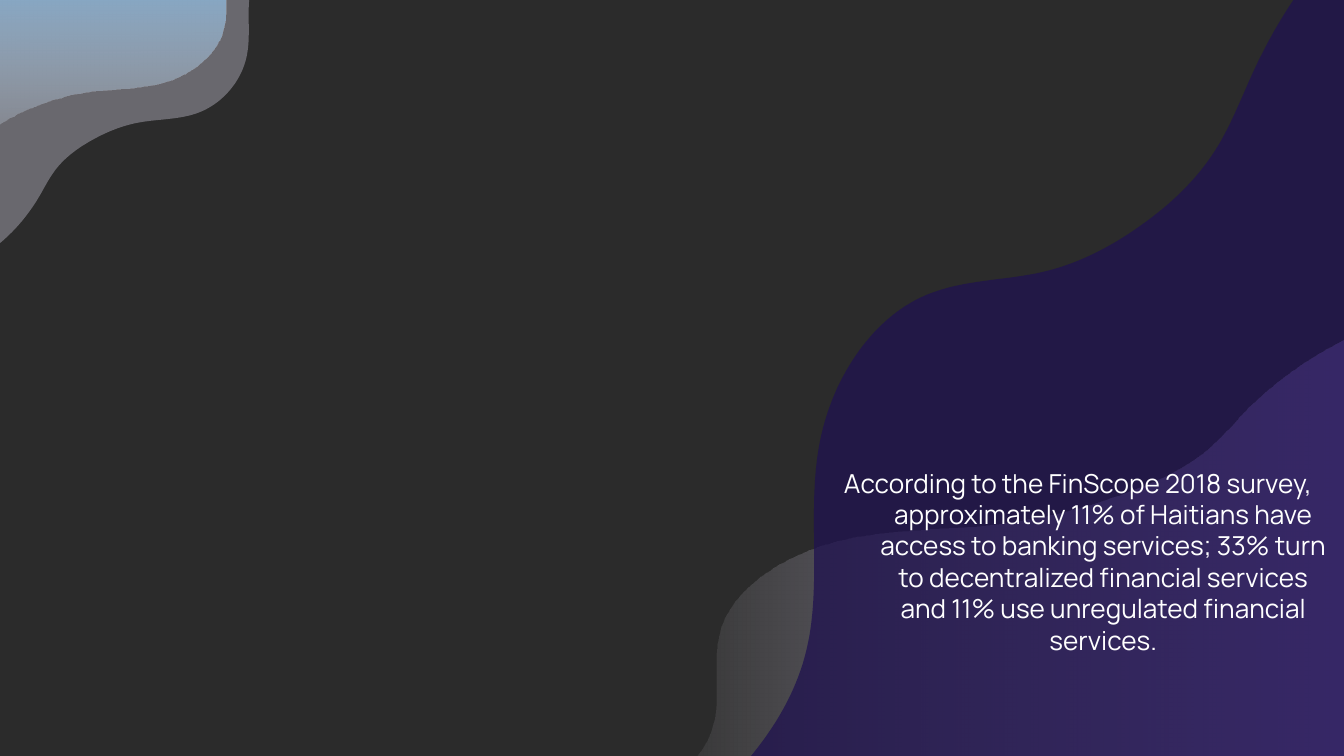
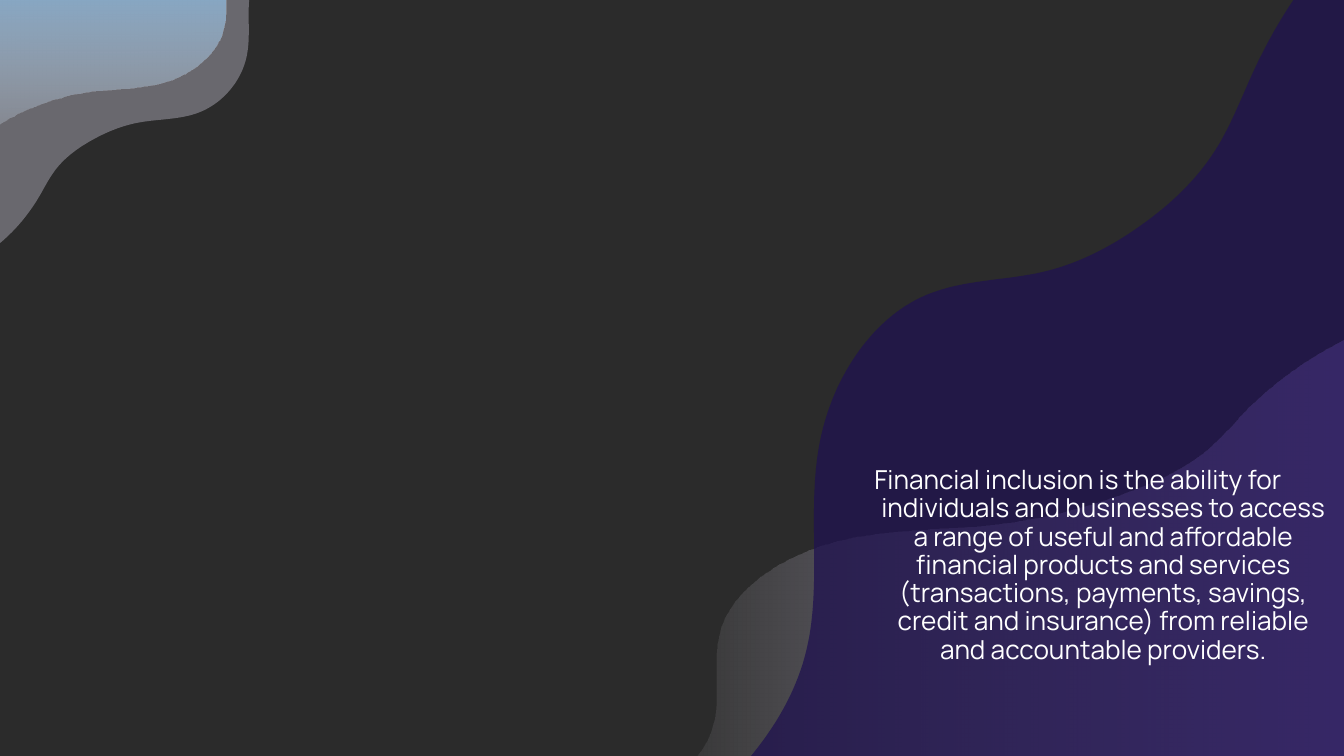
Before and after one commit to VIP509/Finance-Inclusion-1, a slide deck: slide 4 of Pierry Valcin Presentation.pptx. Drawn at 1344x756 pixels with LibreOffice and Linux fonts; fonts in the diff are those of the drawing; background and template pictures are left out; a plain dark background stands for a picture behind light text. Boxes give left, top, right and bottom in pixels: in the first picture for what was removed or moved away, otherwise in the second. Text is boxed around its words. In the diff, an @@ line names an element or a change of style, - is before the commit and + after.

```diff
--- a/Pierry Valcin Presentation.pptx
+++ b/Pierry Valcin Presentation.pptx
@@ subtitle at [874,469,1325,666]: text changed @@
-According to the FinScope 2018 survey, approximately 11% of Haitians have access to banking services; 33% turn to decentralized financial services and 11% use unregulated financial services.
+Financial inclusion is the ability for individuals and businesses to access a range of useful and affordable financial products and services (transactions, payments, savings, credit and insurance) from reliable and accountable providers.
```
Also in this commit, not shown: 7 other slides changed, 2 other files.
